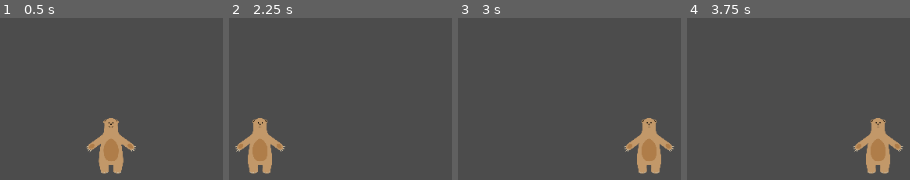
Above: before the commit, frames 1-4 (left to right).
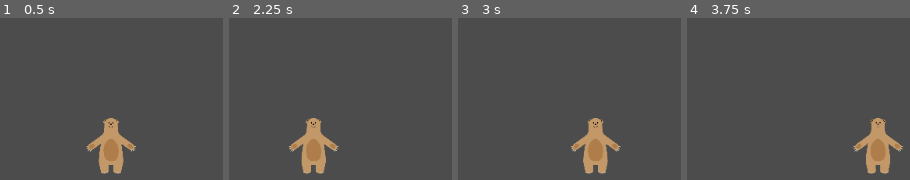
Above: after the commit, the same moments.

Repository: lendroit/ice-bear
Game: Godot game, scene res://World.tscn
Two runs of this game, one before a commit and one after it. Both use one fixed random seed, a clock stepped at 60 frames per second and the inputs below.
Inputs:
- Up to frame 1 (0.5 s): no input
- Up to frame 2 (2.25 s): tap Enter at 0.5 s; hold Right (walk_right) 0.53-2.03 s; tap Space (jump) at 0.77, 1.25, 1.52 s; hold Left (walk_left) from 2.03 s (still down)
- Up to frame 3 (3 s): tap Enter at 2.75 s; release Left (walk_left) at 2.78 s; hold Right (walk_right) from 2.78 s (still down)
- Up to frame 4 (3.75 s): keep holding Right (walk_right); tap Space (jump) at 3.02, 3.5 s

Frame 1 is identical in both runs. In frame 2, 7.2% of the frame differs, in the area x 2-50%, y 61-97%; in frame 3, 7.2%, in the area x 50-97%, y 61-97%; in frame 4, less than 0.1%.

Commit message:
add friction and acceleration

Diff:
--- a/Player.gd
+++ b/Player.gd
@@ -7,12 +7,26 @@
 var velocity = Vector2.ZERO
 var double_jumped = false
 
+export (float, 0, 1.0) var friction = 0.1
+export (float, 0, 1.0) var acceleration = 0.25
+
 func get_input():
-	velocity.x = 0
+	var dir = 0
 	if Input.is_action_pressed("walk_right"):
-		velocity.x += speed
+		dir += 1
 	if Input.is_action_pressed("walk_left"):
-		velocity.x -= speed
+		dir -= 1
+	if dir != 0:
+		velocity.x = lerp(velocity.x, dir * speed, acceleration)
+	else:
+		velocity.x = lerp(velocity.x, 0, friction)
+
+#func get_input():
+#	velocity.x = 0
+#	if Input.is_action_pressed("walk_right"):
+#		velocity.x += speed
+#	if Input.is_action_pressed("walk_left"):
+#		velocity.x -= speed
 
 func _physics_process(delta):
 	get_input()
--- a/World.tscn
+++ b/World.tscn
@@ -2,13 +2,14 @@
 
 [ext_resource path="res://Player.tscn" type="PackedScene" id=1]
 
-[sub_resource type="RectangleShape2D" id=2]
+[sub_resource type="RectangleShape2D" id=1]
 extents = Vector2( 591.965, 34.5112 )
 
-[sub_resource type="RectangleShape2D" id=3]
+[sub_resource type="RectangleShape2D" id=2]
 extents = Vector2( 26.0672, 479.558 )
 
 [node name="World" type="Node2D"]
+position = Vector2( -152.391, 47.622 )
 
 [node name="Player" parent="." instance=ExtResource( 1 )]
 position = Vector2( 149.435, -48.2363 )
@@ -17,8 +18,8 @@
 
 [node name="sol" type="CollisionShape2D" parent="PlateForme"]
 position = Vector2( -3.17809, 76.3203 )
-shape = SubResource( 2 )
+shape = SubResource( 1 )
 
 [node name="mur1" type="CollisionShape2D" parent="PlateForme"]
-position = Vector2( -184.395, 77.0637 )
-shape = SubResource( 3 )
+position = Vector2( -573.955, -366.435 )
+shape = SubResource( 2 )
